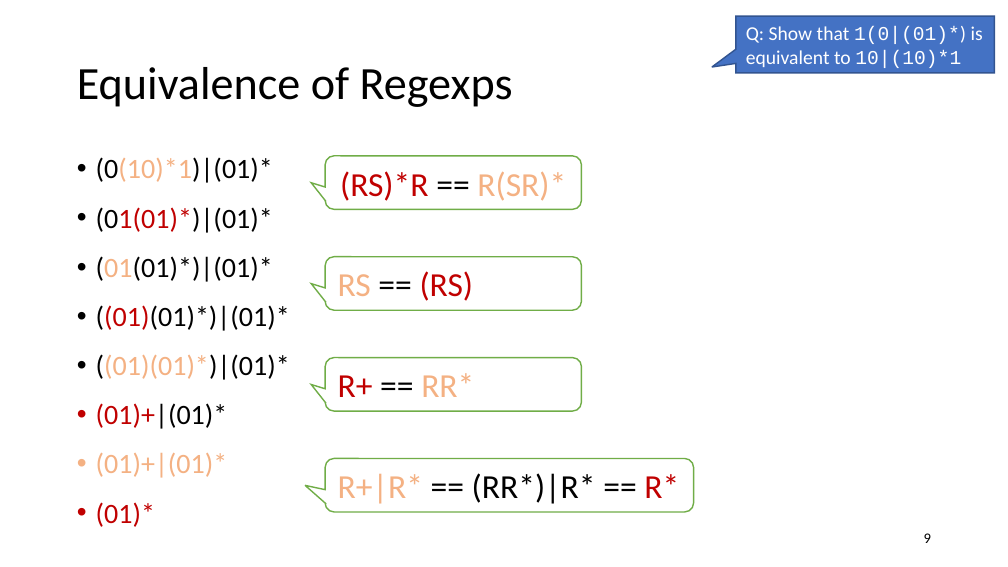
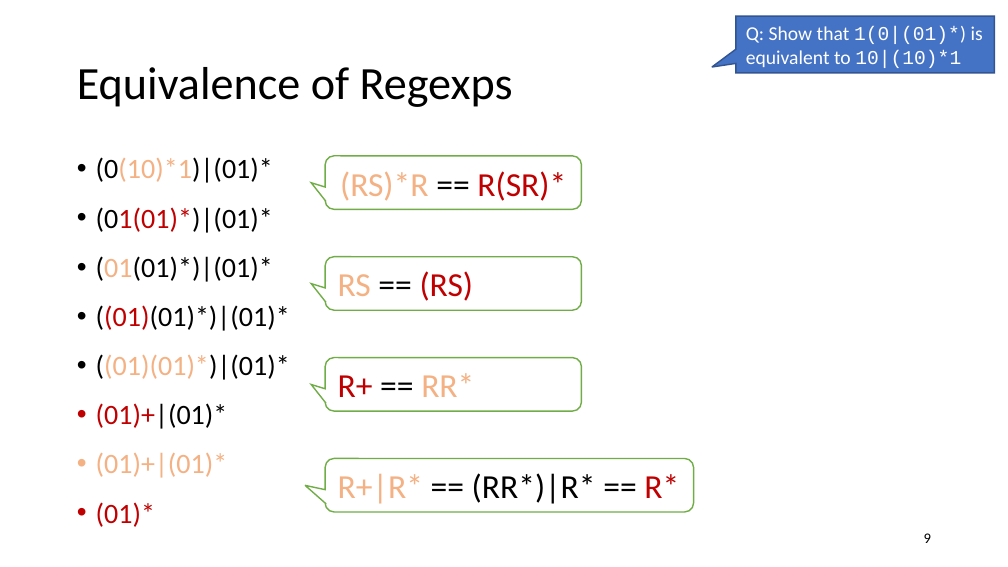
Before and after one commit to anoopsarkar/compilers-class, a slide deck: slide 9 of assets/ppt/lex/lex3-regexps-are-trees.pptx. Drawn at 1008x567 pixels with LibreOffice and Linux fonts; fonts in the diff are those of the drawing. Boxes give left, top, right and bottom in pixels: in the first picture for what was removed or moved away, otherwise in the second. Text is boxed around its words. In the diff, an @@ line names an element or a change of style, - is before the commit and + after.

```diff
--- a/assets/ppt/lex/lex3-regexps-are-trees.pptx
+++ b/assets/ppt/lex/lex3-regexps-are-trees.pptx
@@ rounded speech box "(RS)*R == R(SR)*" at box(326, 156, 582, 210): text colour #C00000 to #F4B183 in "(RS)*R"; text colour #F4B183 to #C00000 in "R(SR)*" @@
```
Also in this commit, not shown: 4 other slides changed, 5 other files.
